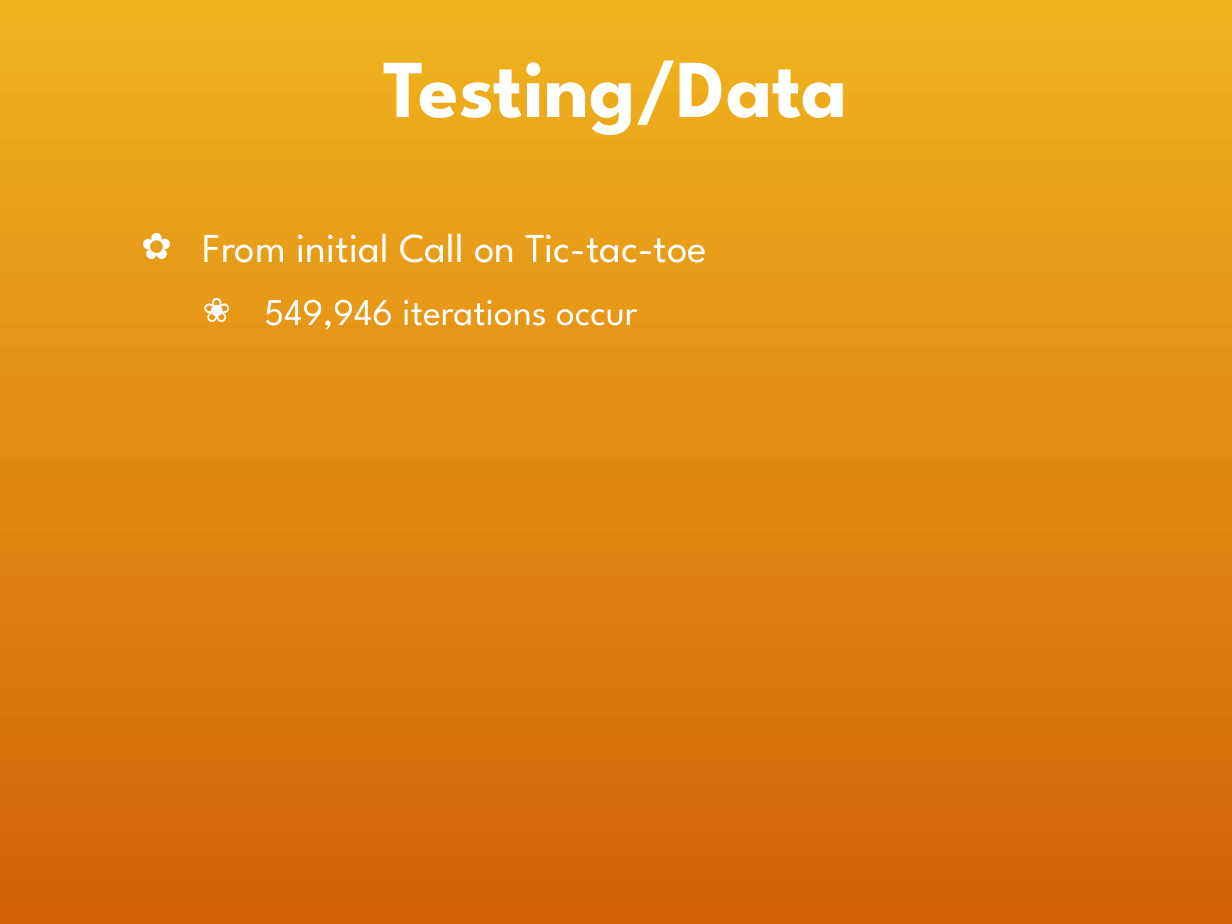
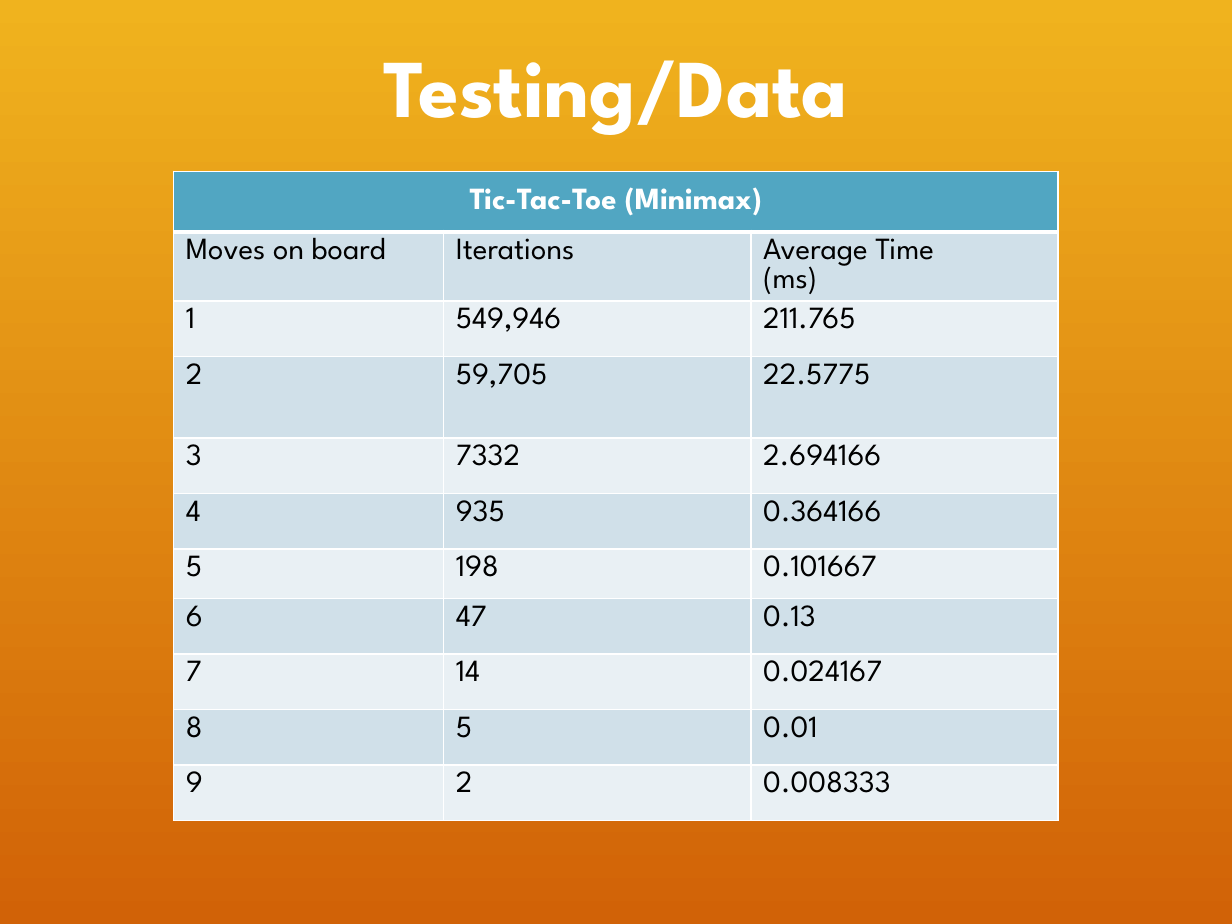
Before and after one commit to dextercarlmiller/Senior-Project, a slide deck: slide 11 of files/Sr preso (1).pptx (slide 9 before the commit). Drawn at 1232x924 pixels with LibreOffice and Linux fonts; fonts in the diff are those of the drawing; background and template pictures are left out. Boxes give left, top, right and bottom in pixels: in the first picture for what was removed or moved away, otherwise in the second. Text is boxed around its words. In the diff, an @@ line names an element or a change of style, - is before the commit and + after.

```diff
--- a/files/Sr preso (1).pptx
+++ b/files/Sr preso (1).pptx
@@ table added at [174, 171, 1057, 838], 11 rows, 3 columns @@
+Tic-Tac-Toe (Minimax) |  | 
+Moves on board | Iterations | Average Time / (ms)
+1 | 549,946 | 211.765
+2 | 59,705 | 22.5775
+3 | 7332 | 2.694166
+4 | 935 | 0.364166
+5 | 198 | 0.101667
+6 | 47 | 0.13
+7 | 14 | 0.024167
+8 | 5 | 0.01
+9 | 2 | 0.008333
@@ text removed at [203, 233, 707, 330] @@
-✿ From initial Call on Tic-tac-toe
-  ❀ 549,946 iterations occur
```
Also in this commit, not shown: 2 other slides changed, 3 slides added, 6 other files.
